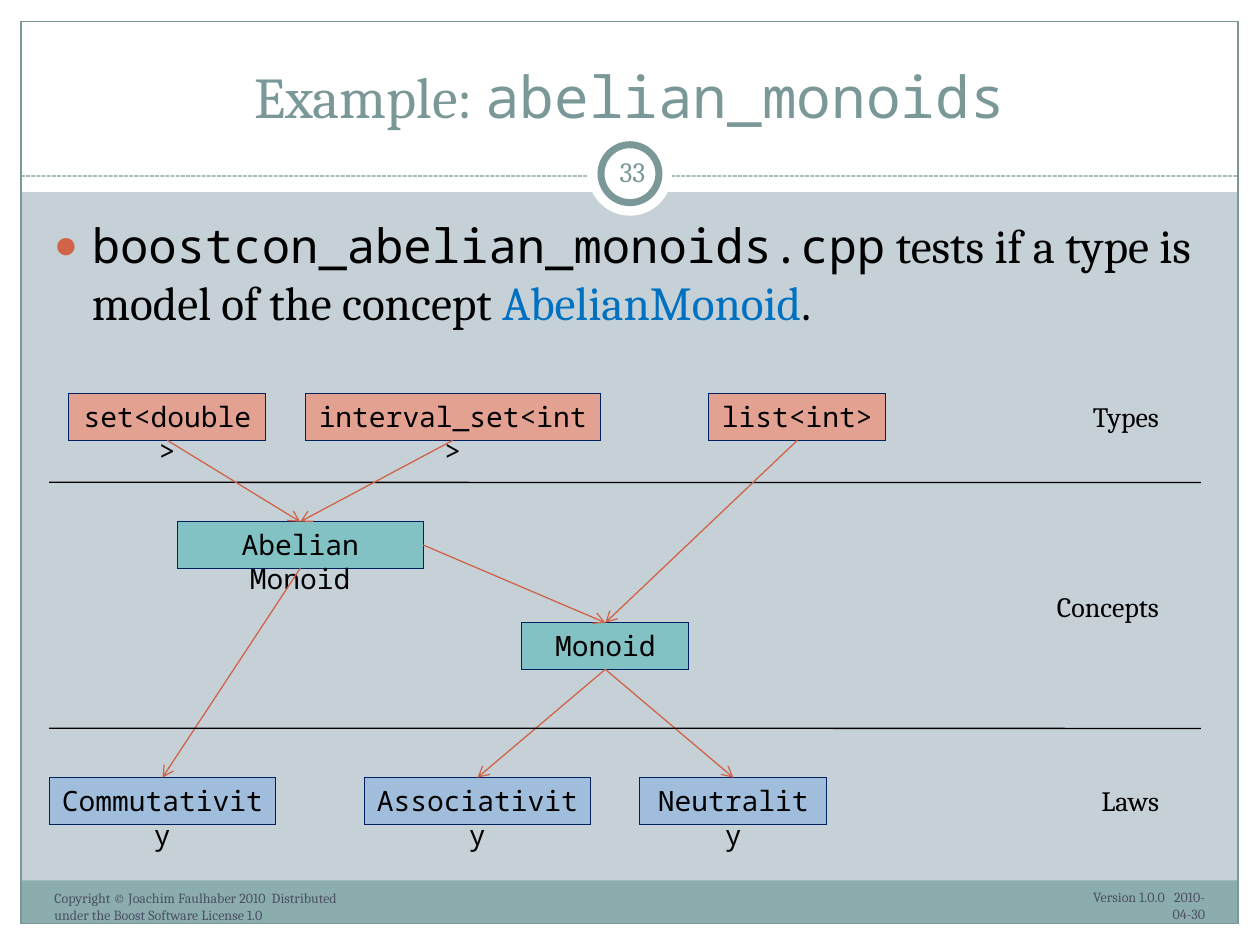
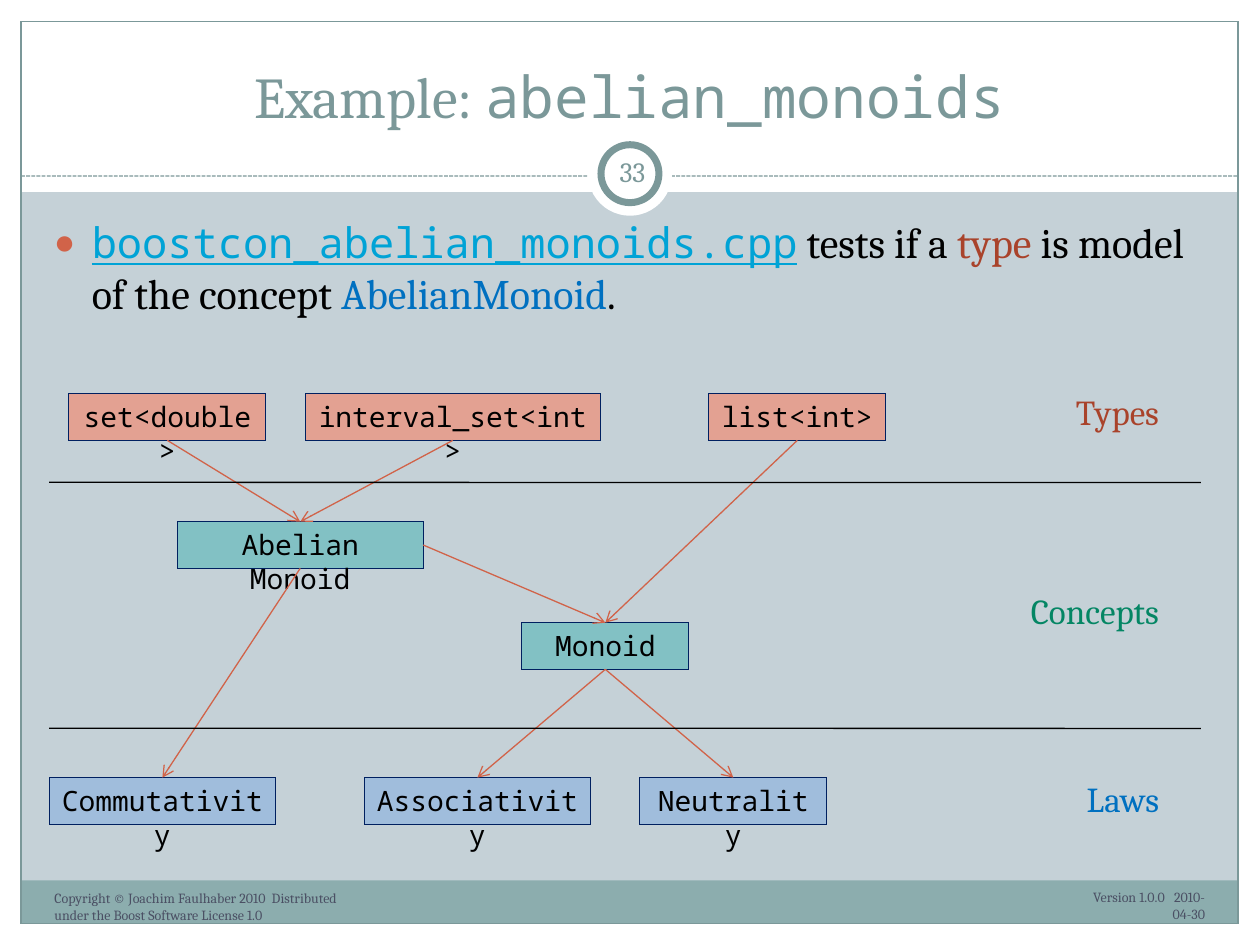
Before and after one commit to ryppl/boost-history, a slide deck: slide 33 of itl/libs/validate/doc/boostcon2010/BoostAlabaster.pptx. Drawn at 1260x945 pixels with LibreOffice and Linux fonts; fonts in the diff are those of the drawing. Boxes give left, top, right and bottom in pixels: in the first picture for what was removed or moved away, otherwise in the second. Text is boxed around its words. In the diff, an @@ line names an element or a change of style, - is before the commit and + after.

Commit message:
Modified presentation Boost.Alabaster.
SVN-Revision: 61737

```diff
--- a/itl/libs/validate/doc/boostcon2010/BoostAlabaster.pptx
+++ b/itl/libs/validate/doc/boostcon2010/BoostAlabaster.pptx
@@ text "boostcon_abelian_monoids.cpp tests if a type ..." at [92,226,1184,318]: size 27 to 24 pt; text colour #000000 to #00A3D6, underline on in "boostcon_abelian_monoids.cpp"; text colour #000000 to #A9432B in "type" @@
@@ text "Types": place and size @@
-text "Types" at [1093,408,1159,433]
+text "Types" at [1076,401,1159,433]
@@ text "Types" at [1076,401,1159,433]: size 16 to 20 pt, text colour #000000 to #A9432B @@
@@ text "Concepts": place and size @@
-text "Concepts" at [1057,598,1159,623]
+text "Concepts" at [1031,600,1159,632]
@@ text "Concepts" at [1031,600,1159,632]: size 16 to 20 pt, text colour #000000 to #048664 @@
@@ text "Laws" at [1087,788,1159,813]: size 16 to 20 pt, text colour #000000 to #0070C0 @@
```
Also in this commit, not shown: 9 other slides changed, 1 other file.
